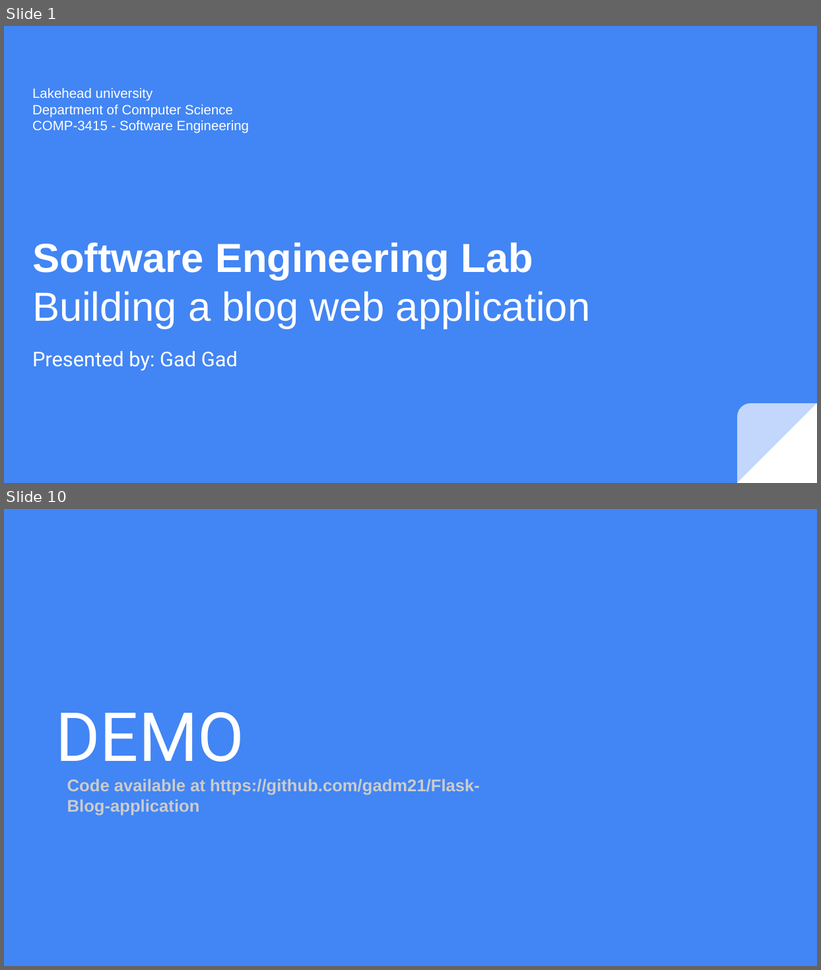
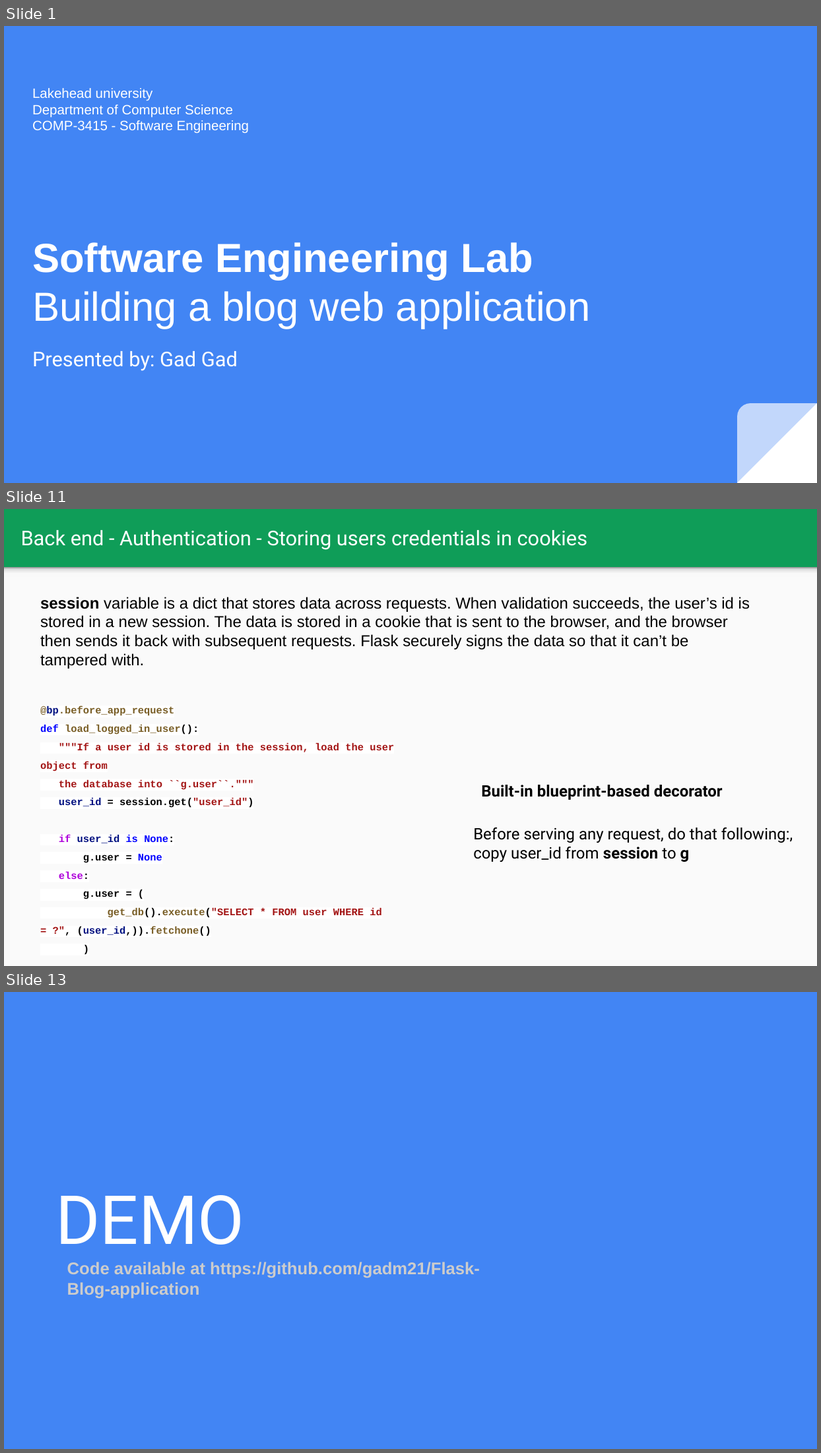
Before and after one commit to gadm21/Flask-Blog-application, a slide deck: Lab Flask blog web application.pptx. Shown one above the other, each under a label of ours: slides 1 and 10 before the commit, slides 1, 11 and 13 after it; the slides between them are not shown. The pictures are 821x970 and 821x1453 pixels, drawn with LibreOffice and Linux fonts; fonts in the diff are those of the drawing. Boxes give left, top, right and bottom in pixels: in the first picture for what was removed or moved away, otherwise in the second. Text is boxed around its words. In the diff, an @@ line names an element or a change of style, - is before the commit and + after.

```diff
--- a/Lab Flask blog web application.pptx
+++ b/Lab Flask blog web application.pptx
@@ slide 11 added at [4,509,817,966], background #0F9D58 @@
@@ title added at [21,530,588,550], 18 pt, text #FFFFFF @@
+Back end - Authentication - Storing users credentials in cookies
@@ rectangle added at [4,568,817,966], fill #FAFAFA @@
@@ rectangle added at [4,568,817,577], fill gradient #F9F9F9 to #DEDEDE to #999999 @@
@@ text added at [40,597,750,669], 14 pt, text #000000 @@
+session variable is a dict that stores data across requests. When validation succeeds, the user’s id is stored in a new session. The data is stored in a cookie that is sent to the browser, and the browser then sends it back with subsequent requests. Flask securely signs the data so that it can’t be tampered with.
@@ text added at [40,706,394,937], 9 pt, text #A31515, bold @@
+@bp.before_app_request
+def load_logged_in_user():
+"""If a user id is stored in the session, load the user object from
+the database into ``g.user``."""
+user_id = session.get("user_id")
+if user_id is None:
+g.user = None
+else:
+g.user = (
+get_db().execute("SELECT * FROM user WHERE id = ?", (user_id,)).fetchone()
+)
@@ text added at [481,785,723,800], 14 pt, text #000000, bold @@
+Built-in blueprint-based decorator
@@ text added at [473,827,793,862], 14 pt, text #000000 @@
+Before serving any request, do that following:, copy user_id from session to g
@@ what was slide 10 is now slide 13 @@
```
Also in this commit, not shown: 7 slides changed, 3 other slides added, 1 slide removed.
